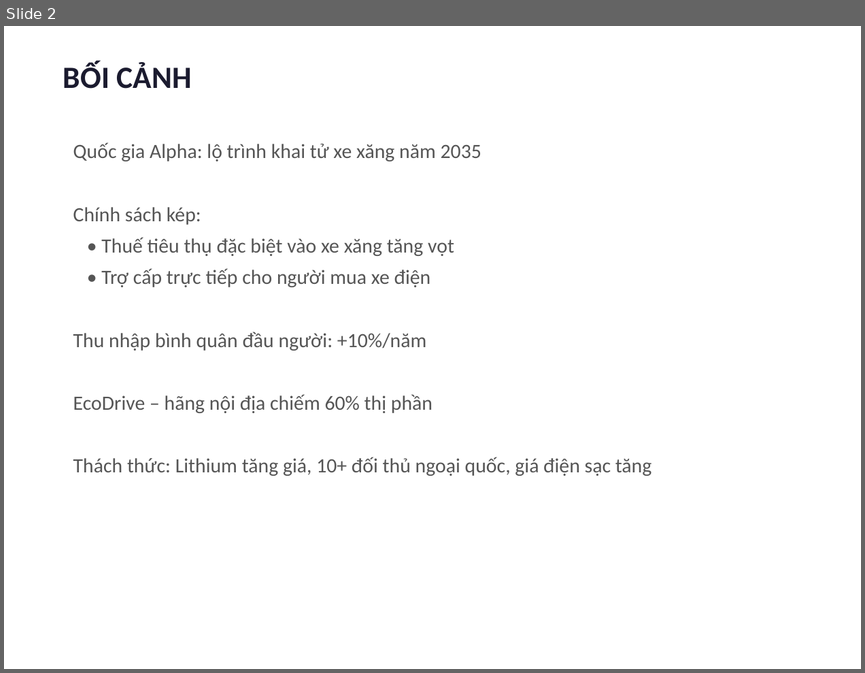
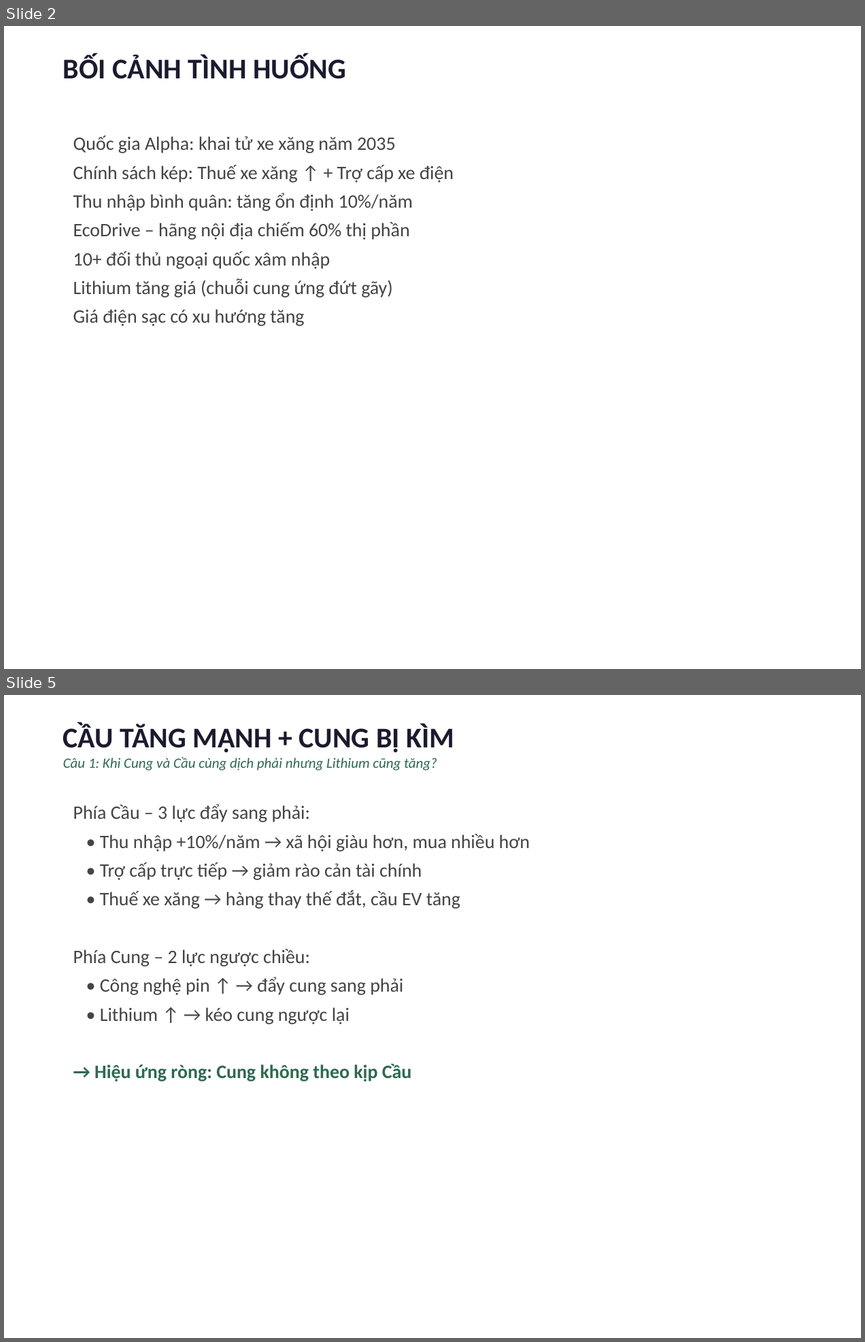
Before and after one commit to nhandanhhuynh/MBA-Knowledge-Vault, a slide deck: 01_Courses/01_Active/00_BSKT/00_Kinh Te Vi Mo/07_AI-Workspace/Outputs/Xe-dien-Alpha-Trinh-bay.pptx. Shown one above the other, each under a label of ours: slide 2 before the commit, slides 2 and 5 after it; the slides between them are not shown. The pictures are 865x673 and 865x1342 pixels, drawn with LibreOffice and Linux fonts; fonts in the diff are those of the drawing. Boxes give left, top, right and bottom in pixels: in the first picture for what was removed or moved away, otherwise in the second. Text is boxed around its words. In the diff, an @@ line names an element or a change of style, - is before the commit and + after.

```diff
--- a/01_Courses/01_Active/00_BSKT/00_Kinh Te Vi Mo/07_AI-Workspace/Outputs/Xe-dien-Alpha-Trinh-bay.pptx
+++ b/01_Courses/01_Active/00_BSKT/00_Kinh Te Vi Mo/07_AI-Workspace/Outputs/Xe-dien-Alpha-Trinh-bay.pptx
@@ slide 5 added at [4,695,861,1338], background #FFFFFF @@
@@ text added at [63,724,454,770], 12 pt, text #2D6A4F, italic @@
+CẦU TĂNG MẠNH + CUNG BỊ KÌM
+Câu 1: Khi Cung và Cầu cùng dịch phải nhưng Lithium cũng tăng?
@@ text added at [73,804,530,1081], 16 pt, text #444444 @@
+Phía Cầu – 3 lực đẩy sang phải:
+• Thu nhập +10%/năm → xã hội giàu hơn, mua nhiều hơn
+• Trợ cấp trực tiếp → giảm rào cản tài chính
+• Thuế xe xăng → hàng thay thế đắt, cầu EV tăng
+Phía Cung – 2 lực ngược chiều:
+• Công nghệ pin ↑ → đẩy cung sang phải
+• Lithium ↑ → kéo cung ngược lại
+→ Hiệu ứng ròng: Cung không theo kịp Cầu
@@ slide 2 changed as well @@
@@ text at [63,55,346,79]: text changed; size 26 to 24 pt @@
-BỐI CẢNH
+BỐI CẢNH TÌNH HUỐNG
@@ text "Quốc gia Alpha: khai tử ...": place and size @@
-text "Quốc gia Alpha: khai tử ..." at [73,142,652,475]
+text "Quốc gia Alpha: khai tử ..." at [73,135,453,326]
@@ text at [73,135,453,211]: text changed; size 17 to 16 pt; text colour #555555 to #444444 @@
-Quốc gia Alpha: lộ trình khai tử xe xăng năm 2035
-Chính sách kép:
-• Thuế tiêu thụ đặc biệt vào xe xăng tăng vọt
-• Trợ cấp trực tiếp cho người mua xe điện
-Thu nhập bình quân đầu người: +10%/năm
+Quốc gia Alpha: khai tử xe xăng năm 2035
+Chính sách kép: Thuế xe xăng ↑ + Trợ cấp xe điện
+Thu nhập bình quân: tăng ổn định 10%/năm
@@ text at [73,222,409,240]: size 17 to 16 pt, text colour #555555 to #444444 in "EcoDrive – hãng nội địa chiếm 60% ..."; less space between paragraphs @@
@@ text at [73,251,393,326]: text changed; size 17 to 16 pt; text colour #555555 to #444444 @@
-Thách thức: Lithium tăng giá, 10+ đối thủ ngoại quốc, giá điện sạc tăng
+10+ đối thủ ngoại quốc xâm nhập
+Lithium tăng giá (chuỗi cung ứng đứt gãy)
+Giá điện sạc có xu hướng tăng
```
Also in this commit, not shown: 10 other slides changed, 6 other slides added, 7 slides removed, 12 other files.
